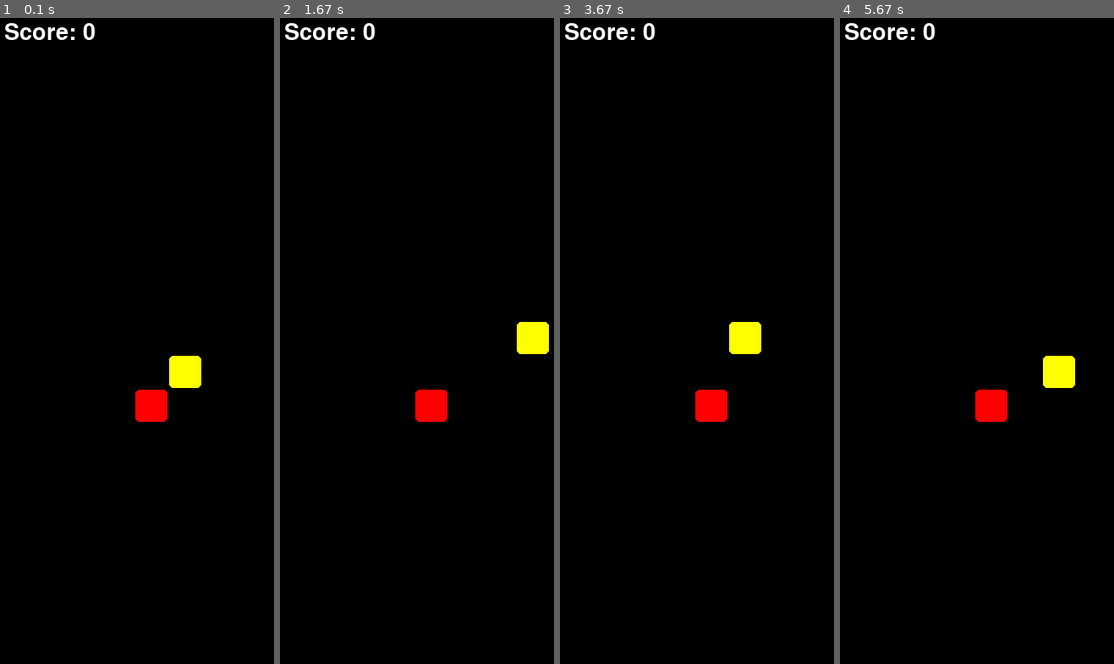
Above: before the commit, frames 1-4 (left to right).
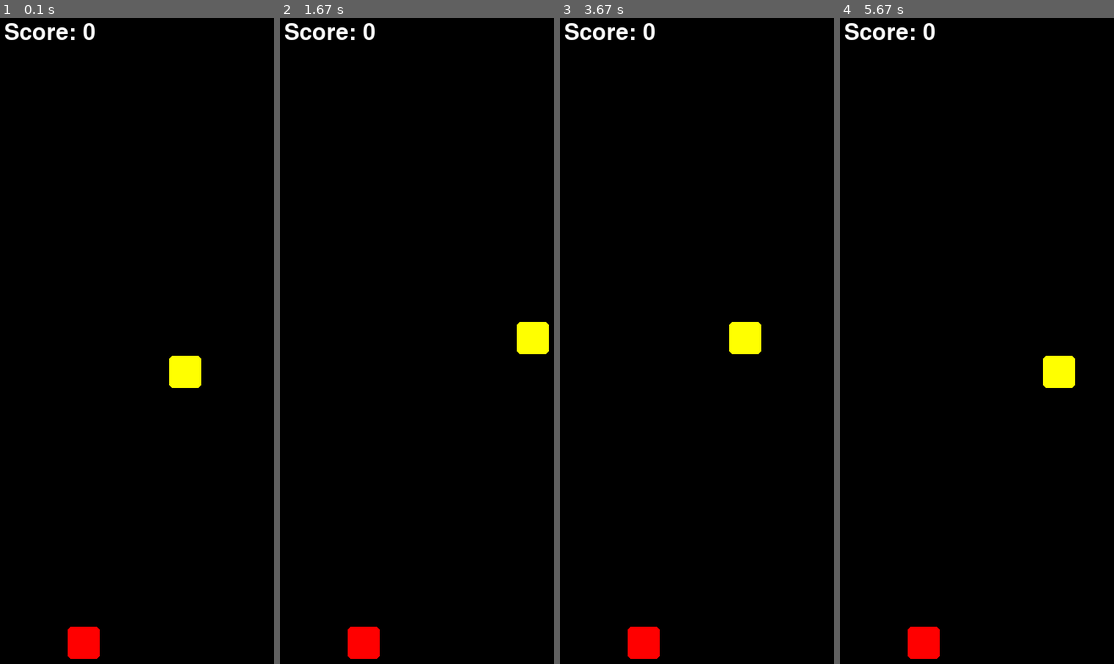
Above: after the commit, the same moments.

Repository: olegsklyarov/pygame-snake
Game: pygame game, started from snake.py
Two runs of this game, one before a commit and one after it. Both use one fixed random seed, a clock stepped at 60 frames per second and the inputs below.
Inputs:
- Up to frame 1 (0.1 s): no input
- Up to frame 2 (1.67 s): hold Right 0.33-0.8 s; hold Up 0.83-1.3 s; hold Right from 1.33 s (still down)
- Up to frame 3 (3.67 s): release Right at 1.8 s; hold Left 1.83-2.37 s; hold Down 2.4-2.7 s; hold Left 2.73-3.13 s; hold Up 3.17-3.53 s; hold Right from 3.57 s (still down)
- Up to frame 4 (5.67 s): release Right at 4.2 s; hold Down 4.23-4.6 s; hold Left 4.63-5.1 s; hold Right 5.13-5.6 s

The runs differ from the first frame. In frame 1, 1.1% of the frame differs, in the area x 24-62%, y 57-100%; in frame 2, 1.1%; in frame 3, 1.1%; in frame 4, 1.1%.

Commit message:
move utils to separate file

Diff:
--- a/src/game.py
+++ b/src/game.py
@@ -1,48 +1,21 @@
-from random import randrange
 from .snake import Snake
-from .element import Element
 from .infrastructure import Infrastructure
 from .constants import *
+from .utils import *
 
 
 class Game:
     def __init__(self, infrastructure: Infrastructure) -> None:
         self.infrastructure = infrastructure
-        head = self.get_center_element()
+        head = get_center_element()
         self.snake = Snake(head)
-        self.apple = self.gen_apple()
+        self.apple = gen_apple(self.snake)
 
         self.tick_counter = 0
         self.score = 0
         self.snake_speed_delay = INITIAL_SPEED_DELAY
         self.is_running = True
         self.is_game_over = False
-
-    def gen_random_element(self) -> Element:
-        return Element(
-            randrange(0, WIDTH),
-            randrange(0, HEIGHT),
-        )
-
-    def get_center_element(self) -> Element:
-        return Element(
-            WIDTH // 2,
-            HEIGHT // 2,
-        )
-
-    def is_field_containts(self, element: Element) -> bool:
-        return 0 <= element.x < WIDTH and 0 <= element.y < HEIGHT
-
-    def gen_apple(self) -> Element:
-        candidate = None
-        while candidate is None:
-            candidate = self.gen_random_element()
-            if self.snake.contains(candidate):
-                candidate = None
-        return candidate
-
-    def is_good_head(self, head: Element) -> bool:
-        return self.is_field_containts(head) and not self.snake.contains(head)
 
     def process_events(self) -> None:
         if self.infrastructure.is_quit_event():
@@ -70,12 +43,12 @@
 
         self.tick_counter += 1
         if not self.tick_counter % self.snake_speed_delay:
-            new_head = self.snake.get_new_head()
-            if self.is_good_head(new_head):
-                self.snake.enqueue(new_head)
-                if new_head == self.apple:
+            head = self.snake.get_new_head()
+            if is_good_head(head, self.snake):
+                self.snake.enqueue(head)
+                if head == self.apple:
                     self.score += 1
-                    self.apple = self.gen_apple()
+                    self.apple = gen_apple(self.snake)
                 else:
                     self.snake.dequeue()
             else:
--- /dev/null
+++ b/src/utils.py
@@ -0,0 +1,35 @@
+from random import randrange
+from .element import Element
+from .snake import Snake
+from .constants import *
+
+
+def gen_random_element() -> Element:
+    return Element(
+        randrange(0, WIDTH),
+        randrange(0, HEIGHT),
+    )
+
+
+def get_center_element() -> Element:
+    return Element(
+        WIDTH // 2,
+        HEIGHT // 2,
+    )
+
+
+def is_field_containts(element: Element) -> bool:
+    return 0 <= element.x < WIDTH and 0 <= element.y < HEIGHT
+
+
+def is_good_head(head: Element, snake: Snake) -> bool:
+    return is_field_containts(head) and not snake.contains(head)
+
+
+def gen_apple(snake: Snake) -> Element:
+    candidate = None
+    while candidate is None:
+        candidate = gen_random_element()
+        if snake.contains(candidate):
+            candidate = None
+    return candidate
